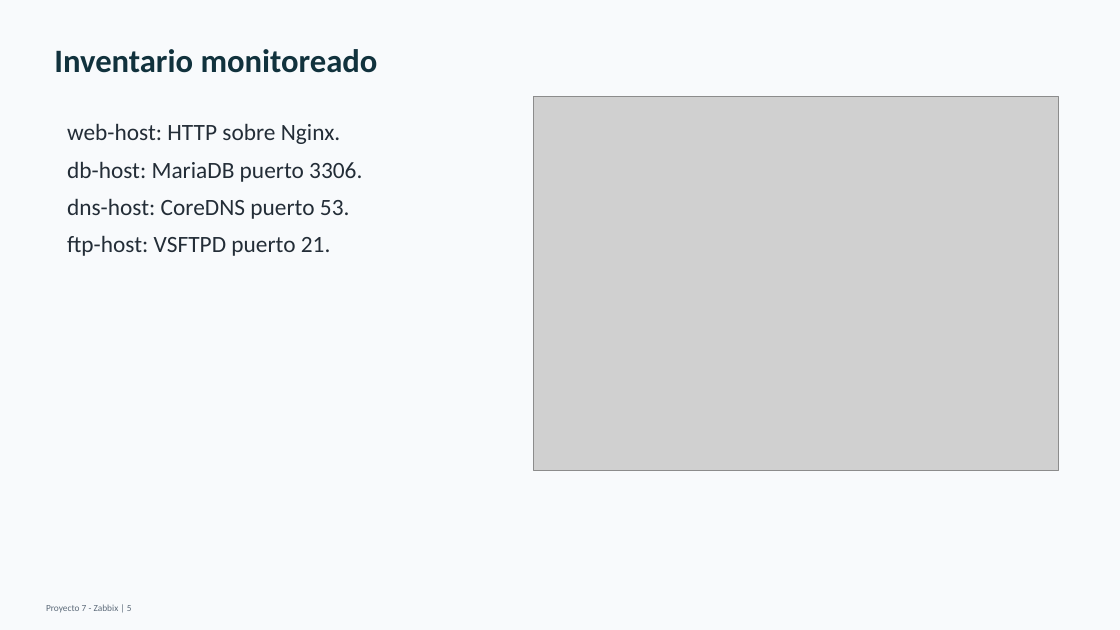
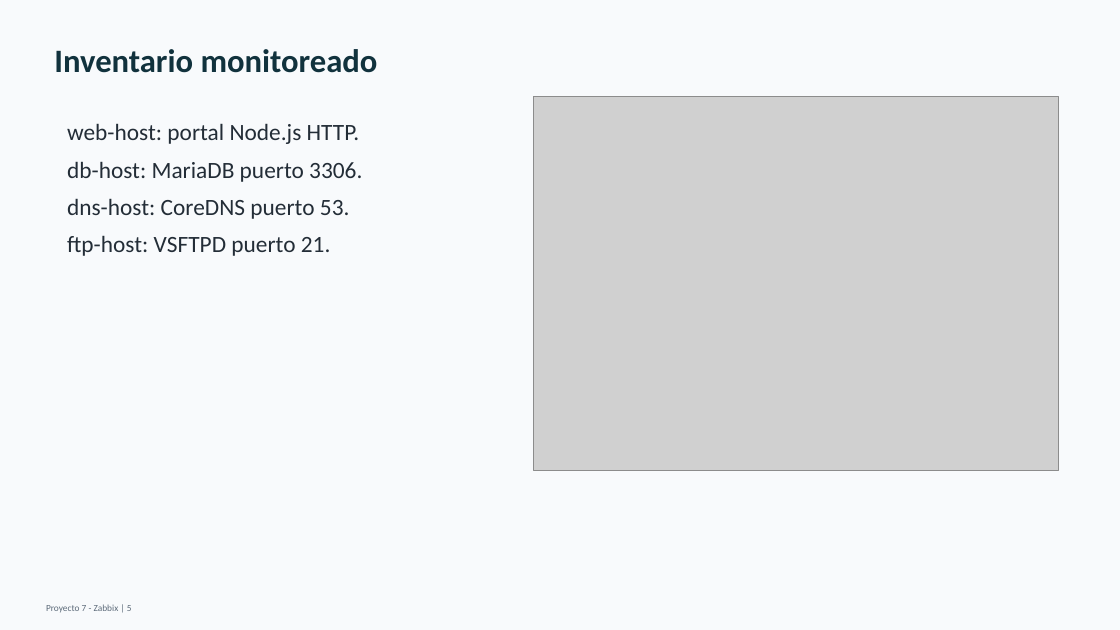
Before and after one commit to ballesterossmartsolutionssas/Proyecto7-Zabbix, a slide deck: slide 5 of entrega-final/Presentacion_Proyecto7_Zabbix.pptx. Drawn at 1120x630 pixels with LibreOffice and Linux fonts; fonts in the diff are those of the drawing; grey boxes stand for pictures. Boxes give left, top, right and bottom in pixels: in the first picture for what was removed or moved away, otherwise in the second. Text is boxed around its words. In the diff, an @@ line names an element or a change of style, - is before the commit and + after.

```diff
--- a/entrega-final/Presentacion_Proyecto7_Zabbix.pptx
+++ b/entrega-final/Presentacion_Proyecto7_Zabbix.pptx
@@ text at box(67, 123, 360, 144): text changed @@
-web-host: HTTP sobre Nginx.
+web-host: portal Node.js HTTP.
```
Also in this commit, not shown: 8 other slides changed, 2 slides added, 11 other files.
